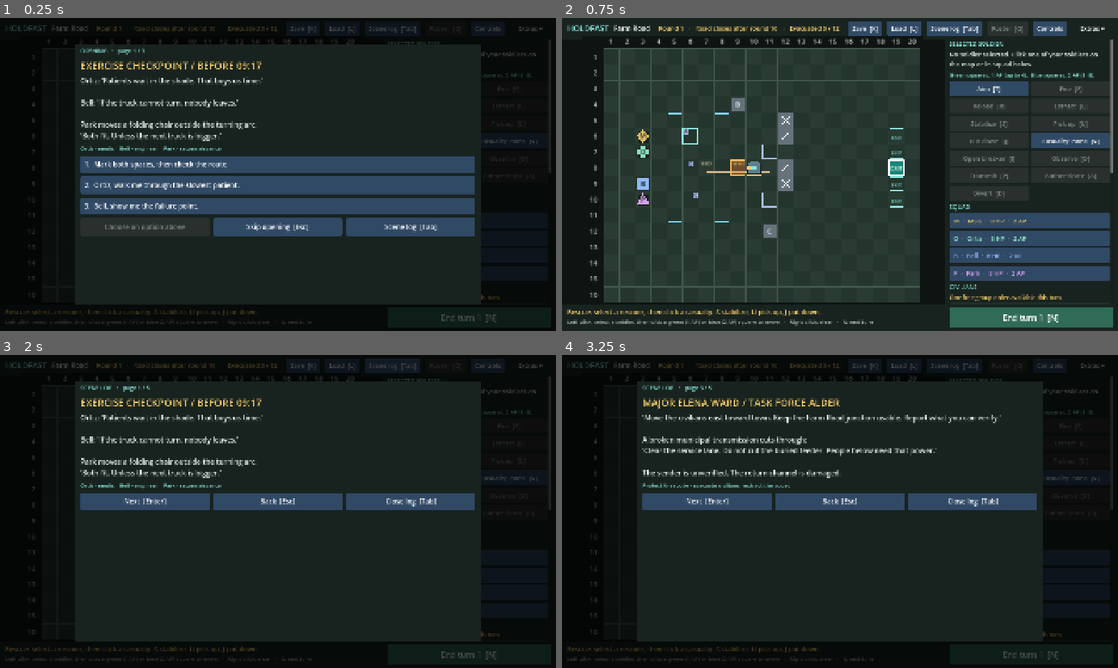
Above: before the commit, frames 1-4 (two rows, left to right).
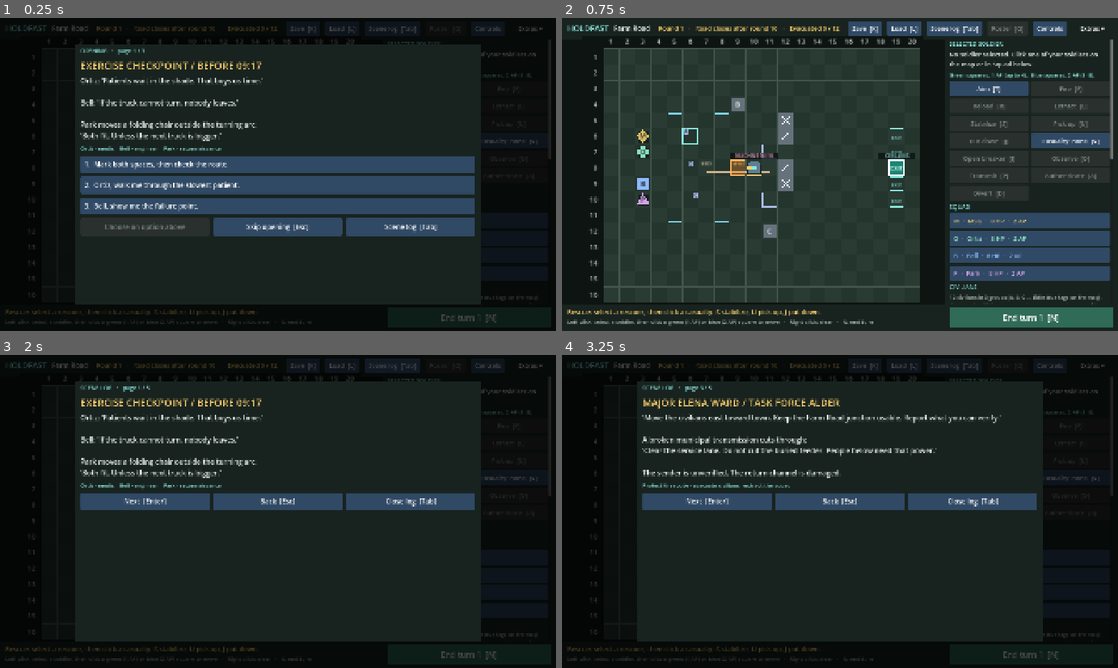
Above: after the commit, the same moments.

Repository: sgoold-shannon/HOLDFAST
Game: Godot game, scene res://game.tscn
Two runs of this game, one before a commit and one after it. Both use one fixed random seed, a clock stepped at 60 frames per second and the inputs below.
Inputs:
- Up to frame 1 (0.25 s): no input
- Up to frame 2 (0.75 s): click "Skip opening [Esc]" at 0.5 s
- Up to frame 3 (2 s): click "Scene log [Tab]" at 1.25 s
- Up to frame 4 (3.25 s): click "Next [Enter]" at 2 s; click "Next [Enter]" at 2.75 s

The runs differ from the first frame. In frame 1, less than 0.1% of the frame differs, in the area x 86-100%, y 45-91%; in frame 2, 0.6%, in the area x 30-100%, y 43-92%; in frame 3, less than 0.1%; in frame 4, less than 0.1%.

Commit message:
HUD: explain civilian evacuation, label machine and civilian exit, New game option
- Civilian panel spells out the one-order-per-turn rule and shows when each group
  reaches the exit (or warns it will be too late).
- Threat panel says plainly that the machine collecting its cargo closes the road early.
- Map labels the machine (with HP) and the civilian exit.
- Extras > New game starts over at Farm Road; old campaign saves are kept as .bak.

Co-Authored-By: Claude Opus 5.5 <noreply@anthropic.com>
Claude-Session: https://claude.ai/code/session_017bmRhTbVR9EY4bri7qAAYH

Diff:
--- a/holdfast/presentation/hud/game_shell.gd
+++ b/holdfast/presentation/hud/game_shell.gd
@@ -34,6 +34,7 @@
 ## Tests point these at throwaway files so the player's campaign is never touched.
 var board_auto_resume := true
 var board_campaign_path := ""
+var confirm_new := false
 
 func _ready() -> void:
 	set_anchors_and_offsets_preset(Control.PRESET_FULL_RECT)
@@ -100,6 +101,8 @@
 	extras.custom_minimum_size = Vector2(140,0)
 	extras.get_popup().add_item("3D preview",0)
 	extras.get_popup().add_item("Visual benchmark",1)
+	extras.get_popup().add_separator()
+	extras.get_popup().add_item("New game (start over at Farm Road)",2)
 	extras.get_popup().add_theme_font_size_override("font_size",22)
 	extras.get_popup().id_pressed.connect(open_extra)
 	row.add_child(extras)
@@ -195,6 +198,9 @@
 		body.add_child(button)
 
 	body.add_child(heading("CIVILIANS"))
+	widgets["civ_how"] = label("",18,MUTED)
+	widgets["civ_how"].autowrap_mode = TextServer.AUTOWRAP_WORD_SMART
+	body.add_child(widgets["civ_how"])
 	widgets["civ_state"] = label("",20,GOLD)
 	widgets["civ_state"].autowrap_mode = TextServer.AUTOWRAP_WORD_SMART
 	body.add_child(widgets["civ_state"])
@@ -359,6 +365,10 @@
 	board.status_text = "Group %s selected. Choose an order below." % board.cohorts[index]["id"]
 
 func open_extra(id: int) -> void:
+	if id == 2:
+		confirm_new = true
+		dirty = true
+		return
 	var readability = get_node_or_null("/root/Readability")
 	if readability == null: return
 	if id == 0: readability.open_preview()
@@ -391,7 +401,7 @@
 
 func refresh_top() -> void:
 	var returning: bool = board.return_state["active"]
-	set_text("mission","Northbound Return" if returning else "Farm Road")
+	set_text("mission","Return to Farm Road · deployment %d" % board.campaign.get("deployment",2) if returning else "Farm Road")
 	set_text("round","Round %d   ·   Road closes after round %d   ·   Evacuated %d / 12" % [board.phase,board.deadline(),board.evacuated_people()])
 	actions["roster"].disabled = not board.result_ready
 	actions["log"].disabled = board.roster_open
@@ -485,13 +495,15 @@
 
 func refresh_civilians() -> void:
 	var view: Dictionary = board.civilian_panel_snapshot()
+	var exit_cell: Vector2i = view["exit"]
+	set_text("civ_how","12 civilians in 3 groups (A, B, C — little blue tags on the map). You can give ONE group an order per turn, and orders stick. Groups only walk when you press End turn: up to 3 squares toward the teal CIVILIAN EXIT at (%d, %d). Give a different group its order each turn." % [exit_cell.x,exit_cell.y])
 	set_text("civ_state","Operation ended: " + view["end_reason"] if view["ended"] else ("Group order already used this turn" if view["order_used"] else "One free group order available this turn"))
 	for index in range(3):
 		var cohort: Dictionary = view["cohorts"][index]
 		var button: Button = actions["group%d" % index]
 		button.text = "Group %s  ·  4 people  ·  HP %d/4  ·  %s" % [cohort["id"],cohort["hp"],view["labels"][index] if cohort["status"] == "active" else cohort["status"].to_upper()]
 		button.set_pressed_no_signal(index == view["cohort_selected"])
-		set_text("group_note%d" % index,view["notes"][index])
+		set_text("group_note%d" % index,view["notes"][index]+arrival_text(index))
 	var locked: bool = view["order_used"] or view["ended"]
 	for action in ["exit","follow","hold","north","south"]: actions[action].disabled = locked
 	actions["north"].disabled = locked or not view["north_available"]
@@ -508,6 +520,16 @@
 		style_button(actions["close"],Color("713f36") if view["close_pending"] else Color("343b38"))
 	actions["cancel_close"].visible = view["close_pending"]
 
+func arrival_text(index: int) -> String:
+	var cohort: Dictionary = board.cohorts[index]
+	if cohort["status"] != "active" or cohort["order"] == "hold": return ""
+	var path: Array = board.route_preview(cohort,cohort["order"])
+	if path.is_empty(): return ""
+	var arrival: int = board.phase+ceili(path.size()/3.0)-1
+	if arrival > board.deadline():
+		return "  ·  TOO SLOW: needs until round %d, road closes after round %d" % [arrival,board.deadline()]
+	return "  ·  reaches EXIT end of round %d" % arrival
+
 func refresh_threat() -> void:
 	set_text("intent",board.enemy_intent())
 	set_text("danger",board.danger_summary())
@@ -516,7 +538,10 @@
 	var forecast := "none"
 	if machine["collected_round"] > 0: forecast = "round %d" % (machine["collected_round"]+1)
 	elif board.machine_present(): forecast = "round %d" % (board.phase+4-machine["stage"])
-	set_text("forecast","Machine closure forecast: %s  ·  External closure: round 10  ·  Deadline: round %d" % [forecast,board.deadline()])
+	var road := "Road closes after round %d." % board.deadline()
+	if not board.return_state["active"] and board.machine_present() and machine["collected_round"] == 0 and not board.protocol["diverted"] and not board.disabled():
+		road += " If the machine reaches its cargo, the road closes early (after %s). Stop it — shoot it (Aim → Fire) or cut its power at the breaker B (9,4) — or divert it with the console C." % forecast
+	set_text("forecast",road)
 	if board.return_state["active"]:
 		set_text("return_info",board.machine_outcome()+"\nCooling: "+("available" if board.cooling_ready() else "unavailable")+" — one free civilian move of up to 3 squares.")
 	else:
@@ -585,12 +610,33 @@
 	return value
 
 func modal_content() -> Dictionary:
+	if confirm_new: return new_game_content()
 	if board.has_meta("hud_help"): return help_content()
 	if board.roster_open: return roster_content()
 	if board.scene_view != "": return story_content()
 	if board.result_ready: return results_content()
 	if board.isolate_pending: return breaker_content()
 	return {}
+
+func new_game_content() -> Dictionary:
+	return {"items":[["title","START A NEW GAME?"],
+		["text","This starts over at Farm Road, deployment 1, with the machine active. Your current campaign is kept as a backup file, not deleted.",24],
+		["row",[["Start new game",func(): new_game()],["Cancel",func(): confirm_new = false]]]]}
+
+func new_game() -> void:
+	confirm_new = false
+	var dir := DirAccess.open("user://")
+	if dir and board_campaign_path == "":
+		var stamp := Time.get_datetime_string_from_system().replace(":","-")
+		for file in ["holdfast_d1_campaign.save","holdfast_c2_campaign.save","holdfast_d1.save"]:
+			if dir.file_exists(file): dir.rename(file,file+"."+stamp+".bak")
+	if valid_board(): board.queue_free()
+	board = null
+	var fresh = BoardScene.instantiate()
+	fresh.auto_resume = false
+	if board_campaign_path != "": fresh.campaign_path = board_campaign_path
+	holder.add_child(fresh)
+	modal_signature = ""
 
 func help_content() -> Dictionary:
 	return {"items":[["title","CONTROLS"],
--- a/holdfast/presentation/hud/map_layer.gd
+++ b/holdfast/presentation/hud/map_layer.gd
@@ -25,6 +25,15 @@
 			board.draw_soldier_marker(index,board.cell_to_local(board.soldiers[index]["cell"])+Vector2(18,18))
 	MachineView.render(board,font,projection,board.machine_view_snapshot())
 	CivilianView.render(board,font,projection,board.civilian_view_snapshot())
+	# Label the machine (the only enemy on Farm Road) so it reads as a target.
+	if board.machine_present():
+		var at: Vector2 = projection.cell_anchor(board.enemies[0]["cell"])
+		board.draw_rect(Rect2(at+Vector2(-37,-15),Vector2(110,14)),Color(0.05,0.08,0.07,0.85))
+		board.draw_string(font,at+Vector2(-37,-4),"MACHINE %d/16" % board.enemies[0]["hp"],HORIZONTAL_ALIGNMENT_CENTER,110,11,Color("ff8a80") if board.machine["hostile"] else Color("e6a2c7"))
+	# Name the civilian exit so it isn't confused with the squad's EXIT squares.
+	var civ_exit: Vector2 = projection.cell_anchor(board.civilian_exit())
+	board.draw_rect(Rect2(civ_exit+Vector2(-22,-15),Vector2(80,14)),Color(0.05,0.08,0.07,0.85))
+	board.draw_string(font,civ_exit+Vector2(-22,-4),"CIVILIANS",HORIZONTAL_ALIGNMENT_CENTER,80,11,Color("8be6de"))
 	# Breaker: locked civilian gates after isolation.
 	if board.disabled():
 		for gate in board.GATES:
--- a/holdfast/tests/test_hud.gd
+++ b/holdfast/tests/test_hud.gd
@@ -91,6 +91,16 @@
 	root.push_input(key,true)
 	await process_frame
 	expect(board.sight_mode,"T still toggles aim mode under the HUD")
+	# New game from Extras: confirm, then a fresh Farm Road board is adopted.
+	shell.open_extra(2)
+	shell.refresh()
+	expect(shell.modal_root.visible,"New game asks for confirmation")
+	var old = shell.board
+	shell.new_game()
+	await process_frame
+	shell.refresh()
+	expect(shell.board != old and shell.board.hud_mode and shell.board.phase==1 and not shell.board.return_state["active"],"New game starts a fresh Farm Road in HUD mode")
+	expect(String(shell.widgets["civ_how"].text).contains("ONE group"),"Civilian panel explains the order rule")
 	current_scene = null
 	shell.free()
 	reference.free()
